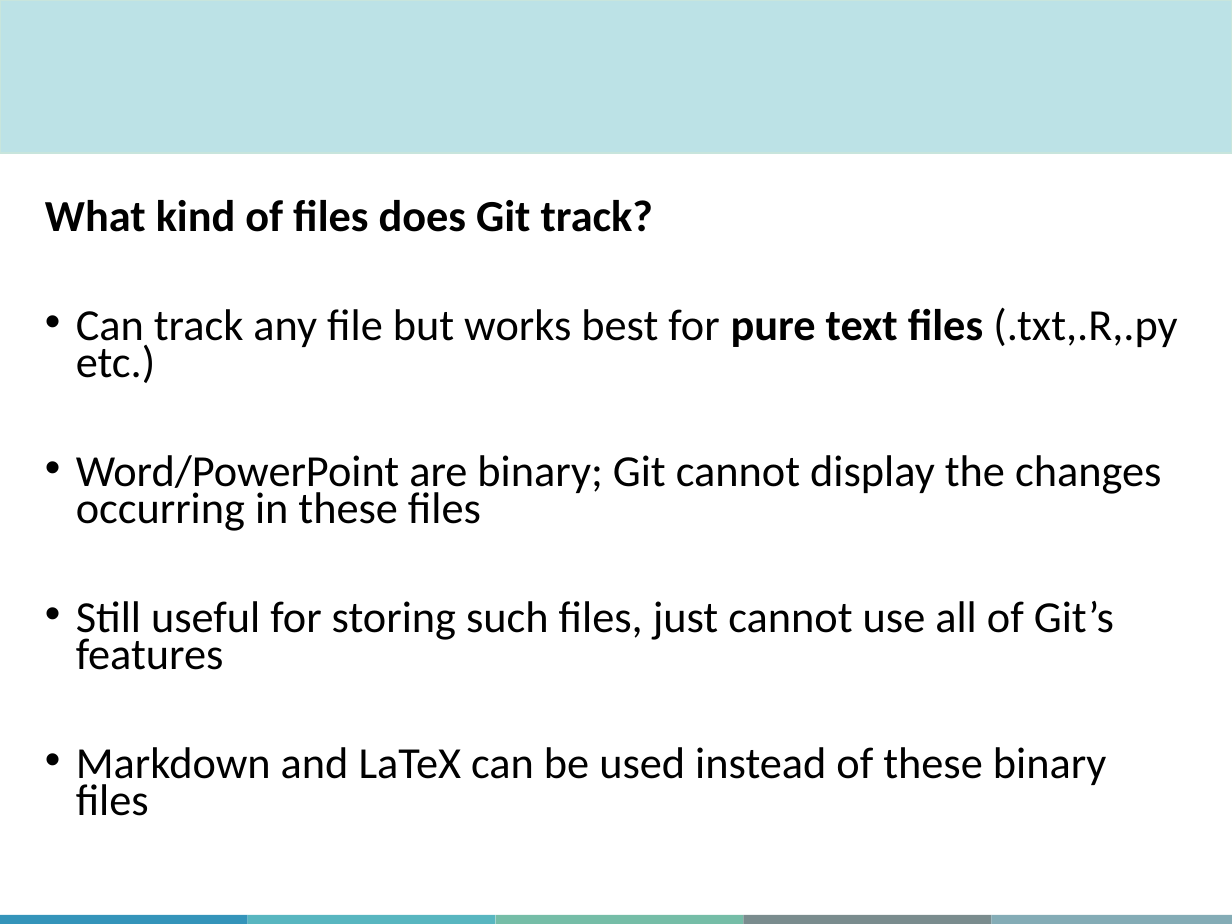
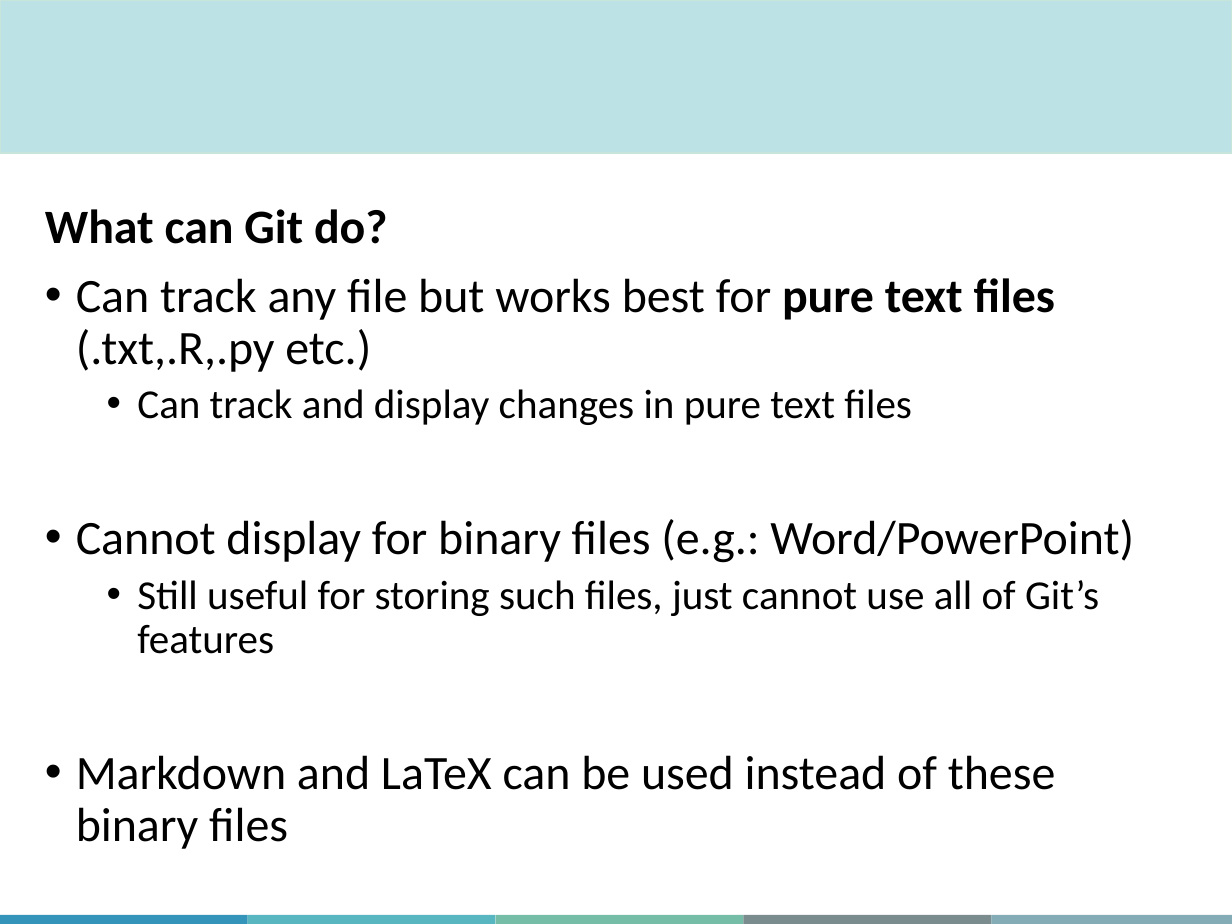
Before and after one commit to ehuan2/IntroToGitHub, a slide deck: slide 9 of Slides/MiCM_GitHub_Workshop_may_2026.pptx (slide 10 before the commit). Drawn at 1232x924 pixels with LibreOffice and Linux fonts; fonts in the diff are those of the drawing; background and template pictures are left out. Boxes give left, top, right and bottom in pixels: in the first picture for what was removed or moved away, otherwise in the second. Text is boxed around its words. In the diff, an @@ line names an element or a change of style, - is before the commit and + after.

```diff
--- a/Slides/MiCM_GitHub_Workshop_may_2026.pptx
+++ b/Slides/MiCM_GitHub_Workshop_may_2026.pptx
@@ text at bbox=[45, 209, 388, 244]: text changed; size 25.9 to 28 pt @@
-What kind of files does Git track?
+What can Git do?
@@ text at bbox=[76, 278, 1099, 849]: size 25.9 to 28 pt in "Can track any file but works best ...", "Markdown and LaTeX can be used instead ..."; size 25.9 to 24 pt in "Still useful for storing such files, just ..."; line spacing 0.7 to 0.9; list level 1 to 2 in "Still useful for storing such ..." @@
@@ text at bbox=[76, 389, 1134, 563]: text changed; size 25.9 to 28 pt @@
-• Word/PowerPoint are binary; Git cannot display the changes occurring in these files
+  • Can track and display changes in pure text files
+• Cannot display for binary files (e.g.: Word/PowerPoint)
```
Also in this commit, not shown: 22 other slides changed, 4 slides added, 2 slides removed.
